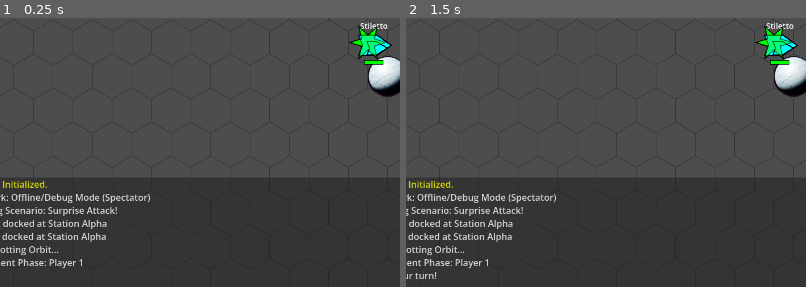
Above: before the commit, frames 1-2 (left to right).
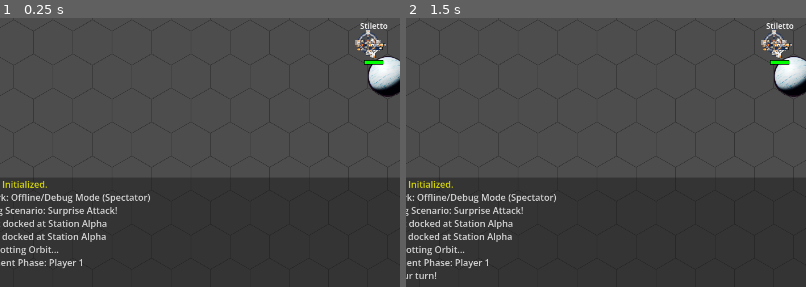
Above: after the commit, the same moments.

Repository: jjeffers/sf-kh-simulator
Game: Godot game, scene res://Scenes/Main.tscn
Same seed, same stepped clock (60 frames per second), same inputs: the game is played once before the commit and once after it. This scene is started directly instead of the project's main scene.
Inputs:
- Up to frame 1 (0.25 s): no input
- Up to frame 2 (1.5 s): click "Engage" at 0.5 s; click "< Port" at 1.25 s
The pictures show only the part of the screen within x 4-54%, y 45-95%; the shares and areas given below are measured in that part.

The runs differ from the first frame. In frame 1, 0.7% of the frame differs, in the area x 87-98%, y 2-16%; in frame 2, 0.7%.

Commit message:
Implement Faction Support: Sathar ships, Sprites, Scenario Updates, and Bug Fixes
- Added faction property and specific sprites for Sathar Destroyer and Heavy Cruiser. - Updated Surprise Attack scenario. - Fixed ghost ship faction bug. - Corrected Laser Battery range. - Dynamic minimap positioning.

Diff:
--- a/Scripts/GameManager.gd
+++ b/Scripts/GameManager.gd
@@ -193,7 +193,7 @@
 	panel_planning.anchor_left = 0.8
 	panel_planning.anchor_right = 1.0
 	panel_planning.anchor_top = 0.0
-	panel_planning.anchor_bottom = 0.75
+	# panel_planning.anchor_bottom = 0.75 # Allow auto-sizing
 	panel_planning.visible = false
 	ui_layer.add_child(panel_planning)
 
@@ -311,7 +311,10 @@
 	# MiniMap
 	# Add last to be on top? Or managing layout?
 	# Top Right, fixed size
-	var mini_map = MiniMap.new()
+	# MiniMap
+	# Add last to be on top? Or managing layout?
+	# Top Right, fixed size
+	mini_map = MiniMap.new()
 	mini_map.game_manager = self
 	mini_map.custom_minimum_size = Vector2(200, 200)
 	# Position Top Right with margin
@@ -327,6 +330,7 @@
 var audio_action_complete: AudioStreamPlayer
 var audio_phase_change: AudioStreamPlayer
 var audio_ship_select: AudioStreamPlayer
+var mini_map: MiniMap
 
 var combat_log: RichTextLabel
 
@@ -940,6 +944,7 @@
 
 		# Apply Properties
 		s.name = data.get("name", "Ship")
+		s.faction = data.get("faction", "UPF")
 		s.player_id = data.get("side_index", 0) + 1 # 0->1, 1->2
 
 		var side_info = scen_data["sides"].get(data["side_index"], {})
@@ -1273,7 +1278,18 @@
 
 	# Only show planning panel if it's THIS player's turn to fire
 	var is_my_planning_phase = (firing_player_id == my_local_player_id) or (my_local_player_id == 0)
-	panel_planning.visible = (current_phase == Phase.COMBAT and current_combat_state == CombatState.PLANNING and is_my_planning_phase)
+	var show_planning = (current_phase == Phase.COMBAT and current_combat_state == CombatState.PLANNING and is_my_planning_phase)
+	panel_planning.visible = show_planning
+
+	if show_planning:
+		# Reposition Minimap below the planning panel
+		call_deferred("_update_minimap_position")
+	else:
+		# Reset Minimap
+		if mini_map:
+			mini_map.anchors_preset = Control.PRESET_TOP_RIGHT
+			mini_map.position = Vector2(get_viewport_rect().size.x - 220, 20)
+			# mini_map.set_anchors_and_offsets_preset(Control.PRESET_TOP_RIGHT, Control.PRESET_MODE_KEEP_SIZE, 20)
 
 	if not is_my_planning_phase and current_phase == Phase.COMBAT and current_combat_state == CombatState.PLANNING:
 		label_status.text += "\n\n(Waiting for Player %d to plan attacks...)" % firing_player_id
@@ -1306,6 +1322,7 @@
 	ghost_ship.name = "GhostShip"
 	ghost_ship.player_id = selected_ship.player_id
 	ghost_ship.ship_class = selected_ship.ship_class # Copy visual class
+	ghost_ship.faction = selected_ship.faction # Copy faction for sprite selection
 	ghost_ship.color = selected_ship.color
 	ghost_ship.grid_position = selected_ship.grid_position
 	ghost_ship.facing = selected_ship.facing
@@ -2369,6 +2386,7 @@
 		_update_planning_ui_list()
 
 func _spawn_planets():
+	# seed(seed_val) # Reverted to no-arg
 	for hex in planet_hexes:
 		var pos = HexGrid.hex_to_pixel(hex)
 
@@ -2428,3 +2446,14 @@
 		# Stop movement path if this happened mid-move
 		return true
 	return false
+
+func _update_minimap_position():
+	if panel_planning and panel_planning.visible and mini_map:
+		var pp_rect = panel_planning.get_global_rect()
+		var new_y = pp_rect.end.y + 20
+		# Clamp to screen?
+		var screen_h = get_viewport_rect().size.y
+		if new_y + 200 > screen_h:
+			new_y = screen_h - 220
+
+		mini_map.position = Vector2(get_viewport_rect().size.x - 220, new_y)
--- a/Scripts/ScenarioManager.gd
+++ b/Scripts/ScenarioManager.gd
@@ -39,6 +39,7 @@
 		var station = {
 			"name": "Station Alpha",
 			"class": "Station",
+			"faction": "UPF",
 			"side_index": 0,
 			"position": station_pos,
 			"orbit_direction": station_orbit_dir,
@@ -49,7 +50,7 @@
 				"weapons": [ {
 					"name": "Laser Battery",
 					"type": "Laser",
-					"range": 10,
+					"range": 9,
 					"arc": "360",
 					"ammo": 999,
 					"max_ammo": 999,
@@ -65,6 +66,7 @@
 		ships.append({
 			"name": "Defiant",
 			"class": "Frigate",
+			"faction": "UPF",
 			"side_index": 0,
 			"position": station_pos,
 			"docked_at": "Station Alpha",
@@ -74,6 +76,7 @@
 		ships.append({
 			"name": "Stiletto",
 			"class": "Assault Scout",
+			"faction": "UPF",
 			"side_index": 0,
 			"position": station_pos,
 			"docked_at": "Station Alpha",
@@ -123,6 +126,7 @@
 		ships.append({
 			"name": "Venemous",
 			"class": "Destroyer",
+			"faction": "Sathar",
 			"side_index": 1,
 			"position": venemous_pos,
 			"facing": attack_facing,
@@ -132,6 +136,7 @@
 		ships.append({
 			"name": "Perdition",
 			"class": "Heavy Cruiser",
+			"faction": "Sathar",
 			"side_index": 1,
 			"position": perdition_pos,
 			"facing": attack_facing,
--- a/Scripts/Ship.gd
+++ b/Scripts/Ship.gd
@@ -6,6 +6,15 @@
 @export var adf: int = 5
 @export var mr: int = 3
 @export var color: Color = Color.WHITE
+
+var texture_fighter = preload("res://Assets/upf_fighter.png")
+var texture_assault_scout = preload("res://Assets/upf_assault_scout.png")
+var texture_frigate = preload("res://Assets/upf_frigate.png")
+var texture_space_station = preload("res://Assets/upf_space_station.png")
+var texture_sathar_destroyer = preload("res://Assets/sathar_destroyer.png")
+var texture_sathar_heavy_cruiser = preload("res://Assets/sathar_heavy_cruiser.png")
+
+var faction: String = "UPF"
 
 var max_hull: int = 15
 var hull: int = 15
@@ -13,7 +22,7 @@
 var icm_current: int = 0
 var ms_max: int = 0
 var ms_current: int = 0
-var is_ms_active: bool = false : set = _set_ms_active
+var is_ms_active: bool = false: set = _set_ms_active
 var ms_orbit_start_hex: Vector3i = Vector3i.MAX # Sentinel for orbit MS logic
 
 var ms_particles: CPUParticles2D = null
@@ -28,8 +37,8 @@
 var previous_path: Array[Vector3i] = []
 
 
-var grid_position: Vector3i = Vector3i.ZERO : set = _set_grid_position
-var facing: int = 0 : set = _set_facing # 0 to 5, direction index
+var grid_position: Vector3i = Vector3i.ZERO: set = _set_grid_position
+var facing: int = 0: set = _set_facing # 0 to 5, direction index
 var speed: int = 0
 var has_moved: bool = false
 var has_fired: bool = false
@@ -124,14 +133,11 @@
 	ms_current = 1
 
 	weapons.clear()
-	# Laser Battery: Range 10 (User said Laser Canon is 10, Battery usually 9? Keeping Battery as 9 for consistency or standard?)
-	# User: "laser battery, 4 assault rockets, and 2 new weapons - a laser canon and 2 torpedoes"
-	# Standard Laser Battery (from Scout):
+	# Laser Battery: Range 9
 	weapons.append({
 		"name": "Laser Battery",
 		"type": "Laser",
-		"range": 10, # User might have meant Canon is 10? Standard Battery is 10? Code has 9 usually.
-		# Let's assume Standard Battery (Range 10 is common in Star Frontiers).
+		"range": 9,
 		"arc": "360",
 		"ammo": 999,
 		"max_ammo": 999,
@@ -195,11 +201,11 @@
 	ms_current = 2
 
 	weapons.clear()
-	# Laser Battery: Range 10, 360 Arc, 1d10
+	# Laser Battery: Range 9, 360 Arc, 1d10
 	weapons.append({
 		"name": "Laser Battery",
 		"type": "Laser",
-		"range": 10,
+		"range": 9,
 		"arc": "360",
 		"ammo": 999,
 		"max_ammo": 999,
@@ -267,9 +273,9 @@
 	# Laser Batteries (x3 - Separate entries)
 	for i in range(3):
 		weapons.append({
-			"name": "Laser Battery %d" % (i+1),
+			"name": "Laser Battery %d" % (i + 1),
 			"type": "Laser",
-			"range": 10,
+			"range": 9,
 			"arc": "360",
 			"ammo": 999,
 			"max_ammo": 999,
@@ -312,6 +318,75 @@
 		"arc": "360",
 		"ammo": 4,
 		"max_ammo": 4,
+		"damage_dice": "4d10",
+		"damage_bonus": 0,
+		"fired": false
+	})
+
+	current_weapon_index = 0
+
+func configure_battleship():
+	ship_class = "Battleship"
+	defense = "RH"
+	max_hull = 120
+	hull = max_hull
+	adf = 2
+	mr = 2
+	icm_max = 20
+	icm_current = 20
+	ms_max = 4
+	ms_current = 4
+
+	weapons.clear()
+	# Laser Canons (x2)
+	for i in range(2):
+		weapons.append({
+			"name": "Laser Canon %d" % (i + 1),
+			"type": "Laser Canon",
+			"range": 10,
+			"arc": "FF",
+			"ammo": 999,
+			"max_ammo": 999,
+			"damage_dice": "2d10",
+			"damage_bonus": 0,
+			"fired": false
+		})
+
+	# Laser Batteries (x4)
+	for i in range(4):
+		weapons.append({
+			"name": "Laser Battery %d" % (i + 1),
+			"type": "Laser",
+			"range": 9,
+			"arc": "360",
+			"ammo": 999,
+			"max_ammo": 999,
+			"damage_dice": "1d10",
+			"damage_bonus": 0,
+			"fired": false
+		})
+
+	# Rocket Batteries (x10)
+	weapons.append({
+		"name": "Rocket Batteries",
+		"type": "Rocket Battery",
+		"range": 3,
+		"arc": "360",
+		"ammo": 10,
+		"max_ammo": 10,
+		"damage_dice": "2d10",
+		"damage_bonus": 0,
+		"fired": false
+	})
+
+	# Torpedoes (x8)
+	weapons.append({
+		"name": "Torpedoes",
+		"type": "Torpedo",
+		"range": 4, # Standard Range?
+		"arc": "360",
+		"ammo": 8,
+		"max_ammo": 8,
 		"damage_dice": "4d10",
 		"damage_bonus": 0,
 		"fired": false
@@ -353,9 +428,9 @@
 	var lb_count = int(clamp(floor(hull / 60.0) + 1, 1, 3))
 	for i in range(lb_count):
 		weapons.append({
-			"name": "Laser Battery %d" % (i+1),
+			"name": "Laser Battery %d" % (i + 1),
 			"type": "Laser",
-			"range": 10, # Station batteries might have better range? keeping standard 10
+			"range": 9, # Station batteries might have better range? keeping standard 10 -> Now 9
 			"arc": "360",
 			"ammo": 999,
 			"max_ammo": 999,
@@ -523,91 +598,203 @@
 
 	match ship_class:
 		"Assault Scout":
-			# Heavier, multi-faceted shape (Bullet/Hex-like)
+			# Sprite Rendering
+			var target_size = HexGrid.TILE_SIZE * 1.0 # Slightly larger than Fighter (0.8)
+
+			var ref_size = max(texture_assault_scout.get_width(), texture_assault_scout.get_height())
+			var scale_factor = target_size / ref_size
+
+			var draw_angle = facing * (PI / 3.0) + (PI / 2.0)
+
+			draw_set_transform(Vector2.ZERO, draw_angle, Vector2(scale_factor, scale_factor))
+
+			var tex_size = texture_assault_scout.get_size()
+			var rect = Rect2(-tex_size / 2, tex_size)
+
+			draw_texture_rect(texture_assault_scout, rect, false, Color.WHITE)
+
+			draw_set_transform(Vector2.ZERO, 0, Vector2(1, 1))
+
+			points = PackedVector2Array()
+		"Frigate":
+			# Sprite Rendering
+			var target_size = HexGrid.TILE_SIZE * 1.4 # Larger than Assault Scout (1.0)
+
+			var ref_size = max(texture_frigate.get_width(), texture_frigate.get_height())
+			var scale_factor = target_size / ref_size
+
+			var draw_angle = facing * (PI / 3.0) + (PI / 2.0)
+
+			draw_set_transform(Vector2.ZERO, draw_angle, Vector2(scale_factor, scale_factor))
+
+			var tex_size = texture_frigate.get_size()
+			var rect = Rect2(-tex_size / 2, tex_size)
+
+			draw_texture_rect(texture_frigate, rect, false, Color.WHITE)
+
+			draw_set_transform(Vector2.ZERO, 0, Vector2(1, 1))
+
+			points = PackedVector2Array()
+		"Destroyer":
+			if faction == "Sathar":
+				# Sathar Destroyer Sprite
+				var target_size = HexGrid.TILE_SIZE * 1.8 # Larger than Frigate (1.4)
+				var ref_size = max(texture_sathar_destroyer.get_width(), texture_sathar_destroyer.get_height())
+				var scale_factor = target_size / ref_size
+
+				var draw_angle = facing * (PI / 3.0) + (PI / 2.0)
+				draw_set_transform(Vector2.ZERO, draw_angle, Vector2(scale_factor, scale_factor))
+
+				var tex_size = texture_sathar_destroyer.get_size()
+				var rect = Rect2(-tex_size / 2, tex_size)
+
+				draw_texture_rect(texture_sathar_destroyer, rect, false, Color.WHITE)
+				draw_set_transform(Vector2.ZERO, 0, Vector2(1, 1))
+				points = PackedVector2Array()
+			else:
+				# Elongated Battleship / Needle (Default/UPF)
+				size = HexGrid.TILE_SIZE * 0.8 # Larger
+				points = PackedVector2Array([
+					Vector2(size, 0), # Nose
+					Vector2(size * 0.2, -size * 0.3),
+					Vector2(-size * 0.8, -size * 0.3), # R Rear
+					Vector2(-size * 0.9, 0), # Rear engine
+					Vector2(-size * 0.8, size * 0.3), # L Rear
+					Vector2(size * 0.2, size * 0.3)
+				])
+		"Heavy Cruiser":
+			if faction == "Sathar":
+				# Sathar Heavy Cruiser Sprite
+				var target_size = HexGrid.TILE_SIZE * 2.0 # Significant size
+				var ref_size = max(texture_sathar_heavy_cruiser.get_width(), texture_sathar_heavy_cruiser.get_height())
+				var scale_factor = target_size / ref_size
+
+				var draw_angle = facing * (PI / 3.0) + (PI / 2.0)
+				draw_set_transform(Vector2.ZERO, draw_angle, Vector2(scale_factor, scale_factor))
+
+				var tex_size = texture_sathar_heavy_cruiser.get_size()
+				var rect = Rect2(-tex_size / 2, tex_size)
+
+				draw_texture_rect(texture_sathar_heavy_cruiser, rect, false, Color.WHITE)
+				draw_set_transform(Vector2.ZERO, 0, Vector2(1, 1))
+				points = PackedVector2Array()
+			else:
+				# Massive Triangle / Dreadnought (Default/UPF)
+				size = HexGrid.TILE_SIZE * 0.9
+				points = PackedVector2Array([
+					Vector2(size, 0), # Nose
+					Vector2(size * 0.4, -size * 0.4), # R Shoulder
+					Vector2(size * 0.2, -size * 0.7), # R Wingtip Fwd
+					Vector2(-size * 0.6, -size * 0.8), # R Wingtip Rear
+					Vector2(-size * 0.4, -size * 0.3), # R Cutout
+					Vector2(-size * 0.8, -size * 0.3), # R Engine Outer
+					Vector2(-size * 0.9, 0), # Rear Center
+					Vector2(-size * 0.8, size * 0.3), # L Engine Outer
+					Vector2(-size * 0.4, size * 0.3), # L Cutout
+					Vector2(-size * 0.6, size * 0.8), # L Wingtip Rear
+					Vector2(size * 0.2, size * 0.7), # L Wingtip Fwd
+					Vector2(size * 0.4, size * 0.4) # L Shoulder
+				])
+		"Battleship":
+			# Massive Dreadnought / Dual Hull
+			size = HexGrid.TILE_SIZE * 0.95
 			points = PackedVector2Array([
-				Vector2(size, 0),
-				Vector2(size * 0.2, -size * 0.5),
-				Vector2(-size * 0.5, -size * 0.5),
-				Vector2(-size * 0.3, 0), # Engine notch
-				Vector2(-size * 0.5, size * 0.5),
-				Vector2(size * 0.2, size * 0.5)
-			])
-		"Frigate":
-			# Pentagon / Shield Shape
-			size = HexGrid.TILE_SIZE * 0.9
-			points = PackedVector2Array([
-				Vector2(size, 0), # Nose
-				Vector2(size * 0.3, -size * 0.5), # R Shoulder
-				Vector2(-size * 0.6, -size * 0.5), # R Rear
-				Vector2(-size * 0.4, 0), # Rear Cut
-				Vector2(-size * 0.6, size * 0.5), # L Rear
-				Vector2(size * 0.3, size * 0.5) # L Shoulder
-			])
-		"Destroyer":
-			# Elongated Battleship / Needle
-			size = HexGrid.TILE_SIZE * 0.8 # Larger
-			points = PackedVector2Array([
-				Vector2(size, 0), # Nose
-				Vector2(size * 0.2, -size * 0.3),
-				Vector2(-size * 0.8, -size * 0.3), # R Rear
-				Vector2(-size * 0.9, 0), # Rear engine
-				Vector2(-size * 0.8, size * 0.3), # L Rear
-				Vector2(size * 0.2, size * 0.3)
-			])
-		"Heavy Cruiser":
-			# Massive Triangle / Dreadnought
-			size = HexGrid.TILE_SIZE * 0.9
-			points = PackedVector2Array([
-				Vector2(size, 0), # Nose
-				Vector2(size * 0.4, -size * 0.4), # R Shoulder
-				Vector2(size * 0.2, -size * 0.7), # R Wingtip Fwd
-				Vector2(-size * 0.6, -size * 0.8), # R Wingtip Rear
-				Vector2(-size * 0.4, -size * 0.3), # R Cutout
-				Vector2(-size * 0.8, -size * 0.3), # R Engine Outer
-				Vector2(-size * 0.9, 0), # Rear Center
-				Vector2(-size * 0.8, size * 0.3), # L Engine Outer
-				Vector2(-size * 0.4, size * 0.3), # L Cutout
-				Vector2(-size * 0.6, size * 0.8), # L Wingtip Rear
-				Vector2(size * 0.2, size * 0.7), # L Wingtip Fwd
-				Vector2(size * 0.4, size * 0.4) # L Shoulder
+				Vector2(size, 0), # Nose Center
+				Vector2(size * 0.8, -size * 0.2), # R Nose
+				Vector2(size * 0.6, -size * 0.2), # R Inner
+				Vector2(size * 0.4, -size * 0.5), # R Shoulder
+				Vector2(-size * 0.6, -size * 0.6), # R Rear Side
+				Vector2(-size * 0.8, -size * 0.3), # R Engine
+				Vector2(-size * 0.6, 0), # Rear Center Indent
+				Vector2(-size * 0.8, size * 0.3), # L Engine
+				Vector2(-size * 0.6, size * 0.6), # L Rear Side
+				Vector2(size * 0.4, size * 0.5), # L Shoulder
+				Vector2(size * 0.6, size * 0.2), # L Inner
+				Vector2(size * 0.8, size * 0.2) # L Nose
 			])
 		"Space Station":
-			# Hexagonal Fortress with Spokes
-			size = HexGrid.TILE_SIZE * 0.8
+			# Sprite Rendering
+			# Scale based on Hull Points: 1.0 + (max_hull / 100.0)
+			# Examples: 20 HP -> 1.2x, 100 HP -> 2.0x, 200 HP -> 3.0x relative to Tile Size
+			var hp_scale_bonus = float(max_hull) / 100.0
+			var target_size = HexGrid.TILE_SIZE * (1.0 + hp_scale_bonus)
+
+			var ref_size = max(texture_space_station.get_width(), texture_space_station.get_height())
+			var scale_factor = target_size / ref_size
+
+			# Rotation: Stations might rotate or be fixed.
+			# Let's align with facing for now (it has a facing index).
+			var draw_angle = facing * (PI / 3.0) + (PI / 2.0)
+
+			draw_set_transform(Vector2.ZERO, draw_angle, Vector2(scale_factor, scale_factor))
+
+			var tex_size = texture_space_station.get_size()
+			var rect = Rect2(-tex_size / 2, tex_size)
+
+			draw_texture_rect(texture_space_station, rect, false, Color.WHITE)
+
+			draw_set_transform(Vector2.ZERO, 0, Vector2(1, 1))
+
 			points = PackedVector2Array()
-			# Central Hexagon
-			for i in range(6):
-				var angle = i * PI / 3.0
-				points.append(Vector2(cos(angle), sin(angle)) * size * 0.6)
-
-			# Outer Spokes (Add as separate lines? Polygon needs loop)
-			# Let's make a star shape
+		"Fighter":
+			# Sprite Rendering
+			var target_size = HexGrid.TILE_SIZE * 0.8 # Diameter approx (Scale ~0.4 tile relative)
+			# But user asked for "Small". Tile Size is radius.
+			# Let's say diameter is 0.8 * RADIUS? Or 0.8 * TILE_SIZE?
+			# Tile Size in code usually = Radius (approx 32-64).
+			# Let's align with user request "smaller than assault scout".
+			# AS is size * 0.6.
+			# Let's use size * 0.4 for radius equivalent?
+			# target_size = HexGrid.TILE_SIZE * 0.8 (Diameter) -> Radius 0.4.
+
+			var ref_size = max(texture_fighter.get_width(), texture_fighter.get_height())
+			var scale_factor = target_size / ref_size
+
+			# Rotation: Facing 0 = East?
+			# If Sprite points UP (-Y), we need +90 deg to face East (0).
+			# hex angle = facing * 60 deg.
+			var draw_angle = facing * (PI / 3.0) + (PI / 2.0)
+
+			draw_set_transform(Vector2.ZERO, draw_angle, Vector2(scale_factor, scale_factor))
+
+			# Draw centered
+			var tex_size = texture_fighter.get_size()
+			var rect = Rect2(-tex_size / 2, tex_size)
+
+			# Draw with color modulation?
+			# User didn't specify, but usually team color is good.
+			# Or keep original? white modulation = original colors.
+			# Let's use slight tint of team color + white?
+			# Or just color?
+			# If sprite is colored, modulate mixes.
+			# Let's assume white sprite or user wants team color.
+			draw_texture_rect(texture_fighter, rect, false, Color.WHITE)
+
+			# Reset transform
+			draw_set_transform(Vector2.ZERO, 0, Vector2(1, 1))
+
+			# Skip polygon
 			points = PackedVector2Array()
-			for i in range(12):
-				var angle = i * PI / 6.0
-				# Alt between Long and Short
-				var r = size if (i % 2 == 0) else size * 0.4
-				points.append(Vector2(cos(angle), sin(angle)) * r)
-		"Fighter", _:
-			# Sleek Delta / Dart
-			# Nose, Right Wing, Rear Notch, Left Wing
+		_:
+			# Default / Fallback (Sleek Delta / Dart)
 			points = PackedVector2Array([
 				Vector2(size, 0),
 				Vector2(-size * 0.5, -size * 0.5),
-				Vector2(-size * 0.2, 0), # Rear Notch
+				Vector2(-size * 0.2, 0),
 				Vector2(-size * 0.5, size * 0.5)
 			])
 	# Rotate points based on facing (each facing is 60 degrees = PI/3)
-	var angle = facing * (PI / 3.0)
-	var rotated_points = PackedVector2Array()
-	for p in points:
-		rotated_points.append(p.rotated(angle))
-
-	draw_colored_polygon(rotated_points, color)
-	# Draw outline
-	var outline = rotated_points.duplicate()
-	outline.append(rotated_points[0]) # Close the loop
-	draw_polyline(outline, Color.BLACK, 2.0)
+	if not points.is_empty():
+		var angle = facing * (PI / 3.0)
+		var rotated_points = PackedVector2Array()
+		for p in points:
+			rotated_points.append(p.rotated(angle))
+
+		draw_colored_polygon(rotated_points, color)
+		# Draw outline
+		var outline = rotated_points.duplicate()
+		outline.append(rotated_points[0]) # Close the loop
+		draw_polyline(outline, Color.BLACK, 2.0)
 
 	# Draw Info (Name and Health) - Only for real ships AND if show_info is true
 	if not is_ghost and show_info:
@@ -620,7 +807,7 @@
 		# Draw Health Bar
 		var bar_width = HexGrid.TILE_SIZE * 0.8
 		var bar_height = 6.0
-		var bar_pos = Vector2(-bar_width / 2, size/2 + 10)
+		var bar_pos = Vector2(-bar_width / 2, size / 2 + 10)
 
 		# Background/Border (Black)
 		var bg_rect = Rect2(bar_pos, Vector2(bar_width, bar_height))
Binary file added: Assets/sathar_destroyer.png
Not shown, added: Assets/sathar_destroyer.png.import
Binary file added: Assets/sathar_heavy_cruiser.png
Not shown, added: Assets/sathar_heavy_cruiser.png.import
Binary file added: Assets/upf_assault_scout.png
Not shown, added: Assets/upf_assault_scout.png.import
Binary file added: Assets/upf_fighter.png
Not shown, added: Assets/upf_fighter.png.import
Binary file added: Assets/upf_frigate.png
Not shown, added: Assets/upf_frigate.png.import
Binary file added: Assets/upf_space_station.png
Not shown, added: Assets/upf_space_station.png.import
